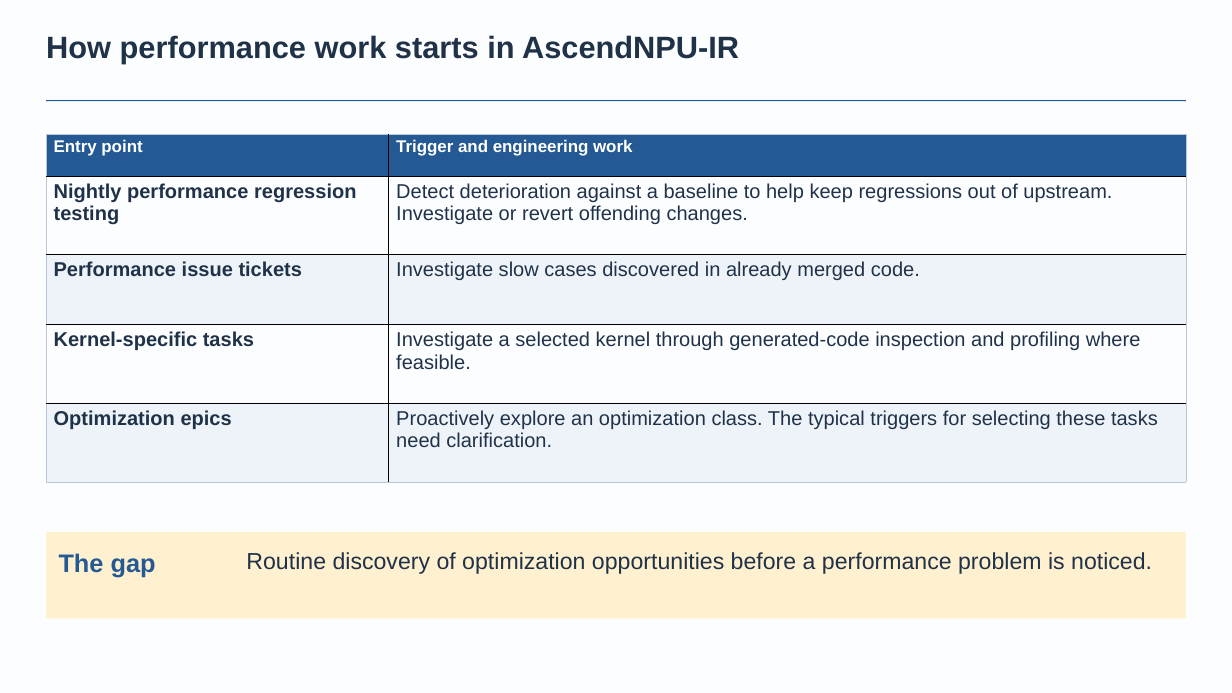
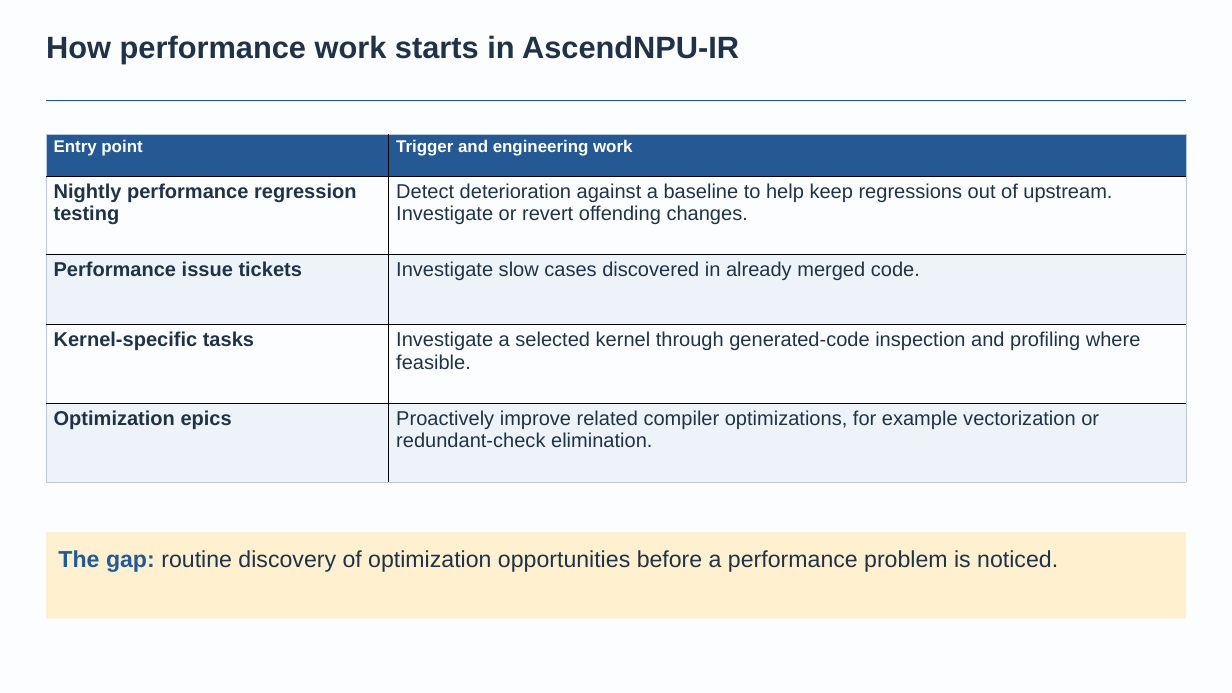
Before and after one commit to BonZirka/ascend-npu-optimization-research, a slide deck: slide 2 of output/ascend-optimization-pitch/ascend-optimization-technical.pptx. Drawn at 1232x693 pixels with LibreOffice and Linux fonts; fonts in the diff are those of the drawing. Boxes give left, top, right and bottom in pixels: in the first picture for what was removed or moved away, otherwise in the second. Text is boxed around its words. In the diff, an @@ line names an element or a change of style, - is before the commit and + after.

```diff
--- a/output/ascend-optimization-pitch/ascend-optimization-technical.pptx
+++ b/output/ascend-optimization-pitch/ascend-optimization-technical.pptx
@@ table at <box>46,134,1185,482</box> @@
-row 5, column 2: Proactively explore an optimization class. The typical triggers for selecting these tasks need clarification.
+row 5, column 2: Proactively improve related compiler optimizations, for example vectorization or redundant-check elimination.
@@ text in rectangle at <box>58,550,1058,572</box>: text added @@
+The gap: routine discovery of optimization opportunities before a performance problem is noticed.
@@ text removed at <box>59,553,156,577</box> @@
-The gap
@@ text removed at <box>246,552,1152,574</box> @@
-Routine discovery of optimization opportunities before a performance problem is noticed.
```
Also in this commit, not shown: 4 other files.
